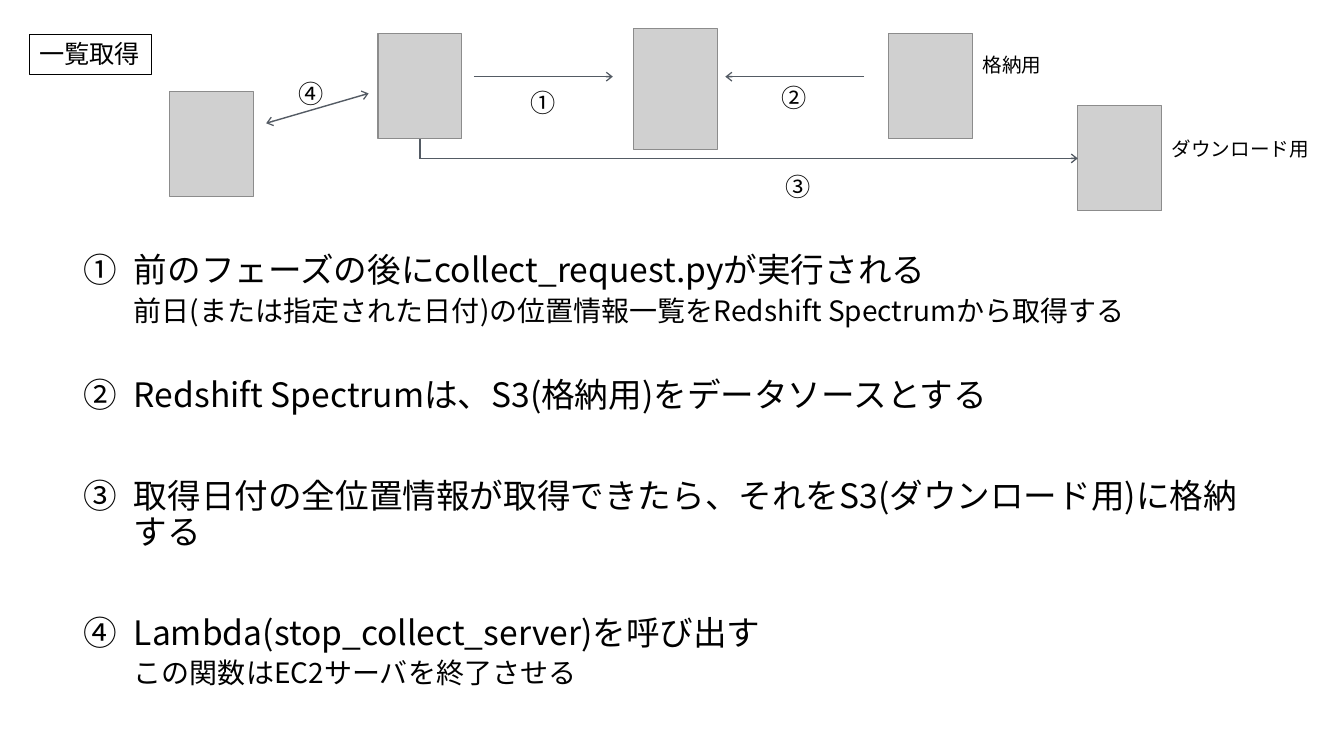
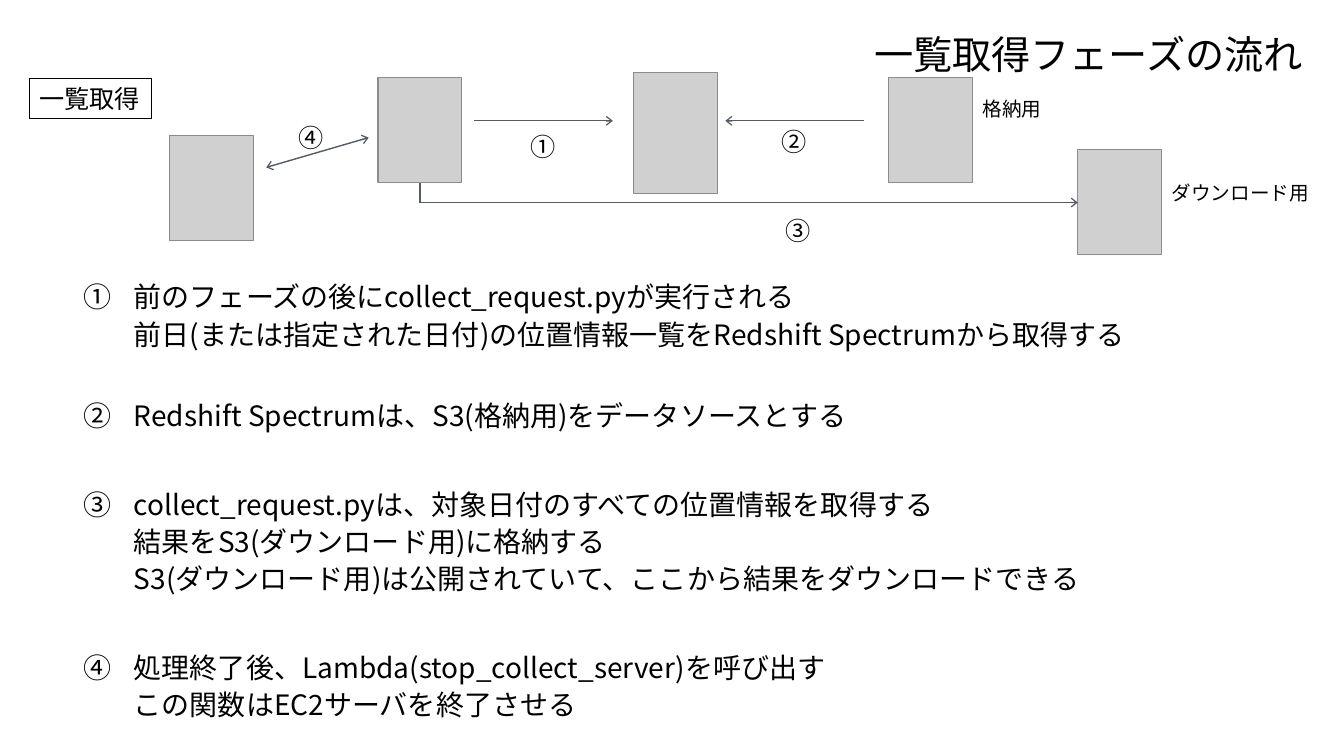
Before and after one commit to kodamashinji/task3, a slide deck: slide 15 of doc/arch.pptx (slide 12 before the commit). Drawn at 1344x756 pixels with LibreOffice and Linux fonts; fonts in the diff are those of the drawing; grey boxes stand for pictures. Boxes give left, top, right and bottom in pixels: in the first picture for what was removed or moved away, otherwise in the second. Text is boxed around its words. In the diff, an @@ line names an element or a change of style, - is before the commit and + after.

```diff
--- a/doc/arch.pptx
+++ b/doc/arch.pptx
@@ text added at <box>874,36,1303,80</box>, 28 pt, text #000000 @@
+一覧取得フェーズの流れ
@@ 6 texts, 5 pictures, 2 arrows, 1 rectangle, 1 elbow arrow, 1 double arrow: place and size @@
-6 texts, 5 pictures, 2 arrows, 1 rectangle, 1 elbow arrow, 1 double arrow at <box>29,28,1309,211</box>
+6 texts, 5 pictures, 2 arrows, 1 rectangle, 1 elbow arrow, 1 double arrow at <box>29,73,1309,255</box>
@@ text "前のフェーズの後にcollect_request.pyが実行される": place and size @@
-text "前のフェーズの後にcollect_request.pyが実行される" at <box>134,253,1237,686</box>
+text "前のフェーズの後にcollect_request.pyが実行される" at <box>134,283,1124,718</box>
@@ text at <box>134,283,846,433</box>: size 24 to 20 pt in "前のフェーズの後にcollect_request.pyが実行される", "Redshift Spectrumは、S3(格納用)をデータソースとする" @@
@@ text at <box>134,491,1079,685</box>: text changed; size 24 to 20 pt @@
-3. 取得日付の全位置情報が取得できたら、それをS3(ダウンロード用)に格納する
-4. Lambda(stop_collect_server)を呼び出す
+3. collect_request.pyは、対象日付のすべての位置情報を取得する
+  結果をS3(ダウンロード用)に格納する
+  S3(ダウンロード用)は公開されていて、ここから結果をダウンロードできる
+4. 処理終了後、Lambda(stop_collect_server)を呼び出す
```
Also in this commit, not shown: 8 other slides changed, 4 slides added, 1 other file.
